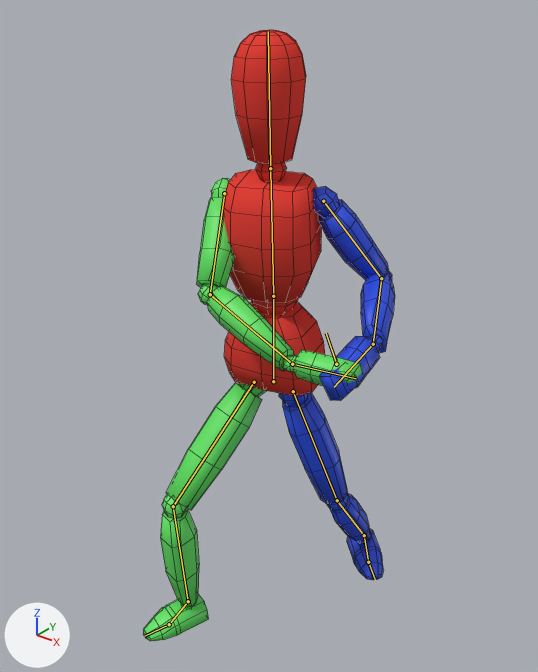
The Blender file Assets/Models/Template Entity.blend, before and after one commit.
Before and after are seen from a camera (50 mm lens) standing at (1.052, -1.354, 1.704) and looking at (-0.017, -0.018, 0.876). The lights are fixed; the arrows at lower left show +X, +Y and +Z. Both versions are drawn at frame 5 of the action 'Blocking'; the numbers are the values there. The bones that bend it are drawn over the model as lines. Mesh edges are drawn as thin lines.
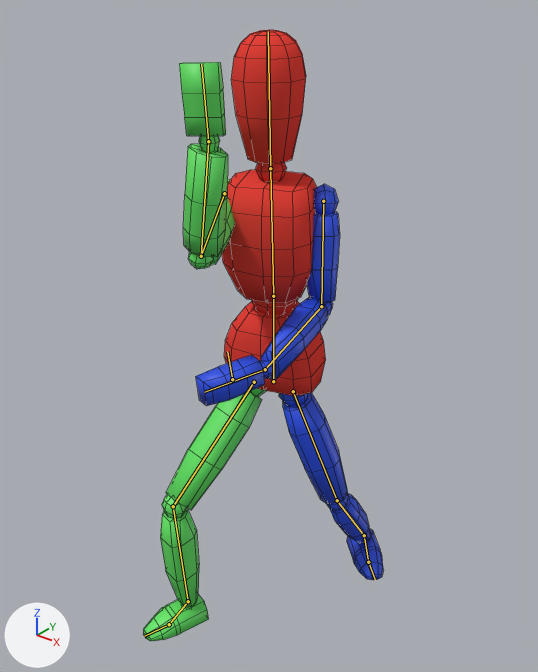
The change in detail:
Bone 'Upper Arm.L' (bone_upper_arm_l) turns from (-10, -9, -55) to (14, -16, -92) degrees about its own x, y and z.
Bone 'Lower Arm.L' (bone_lower_arm_l) turns from (91, 8, -8) to (69, 32, -3) degrees about its own x, y and z.
Bone 'Upper Arm.R' (bone_upper_arm_r) turns from (45, 4, 99) to (78, -3, 105) degrees about its own x, y and z.
Bone 'Lower Arm.R' (bone_lower_arm_r) turns from (-4, -24, 55) to (67, -9, 78) degrees about its own x, y and z.
Bone 'Hand.R' (bone_hand_r) turns from (10, 7, 24) to (-11, -166, 4) degrees about its own x, y and z.

Pixel boxes (x1, y1, x2, y2) of what changed, in the pictures (538 x 672 px):
'Cube', posed: before (143, 30, 395, 641); after (143, 30, 384, 641)
bone 'Upper Arm.L', root to tip: before (323, 201) to (381, 278); after (323, 201) to (321, 306)
bone 'Lower Arm.L', root to tip: before (381, 278) to (373, 344); after (321, 306) to (265, 369)
bone 'Upper Arm.R', root to tip: before (224, 193) to (210, 294); after (224, 193) to (201, 256)
bone 'Lower Arm.R', root to tip: before (210, 294) to (292, 364); after (201, 256) to (208, 141)
bone 'Hand.R', root to tip: before (292, 364) to (355, 378); after (208, 141) to (201, 64)
